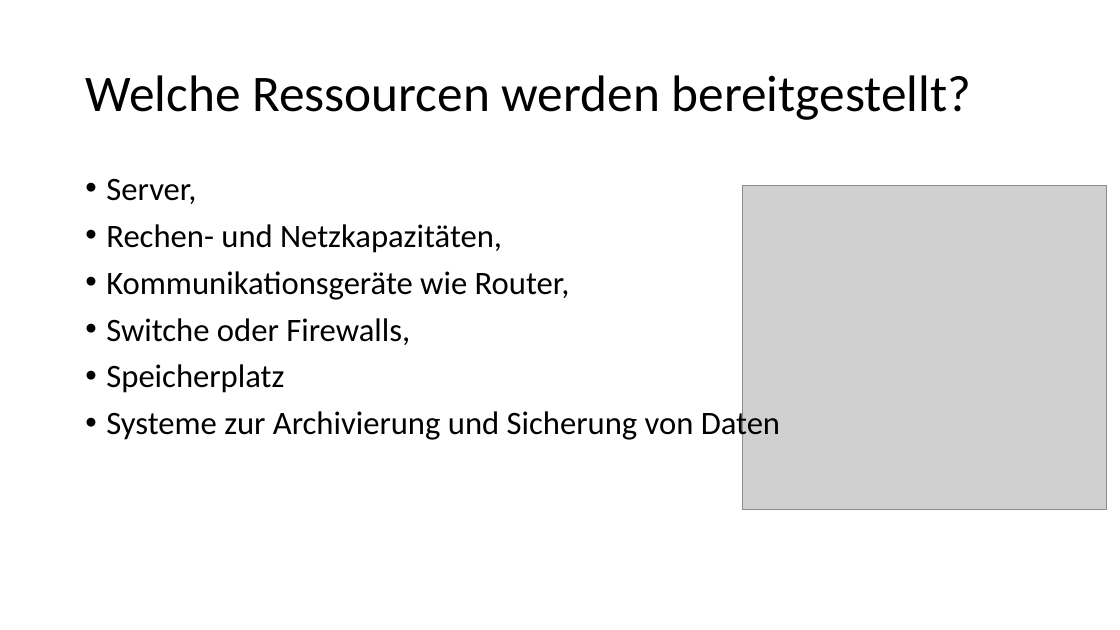
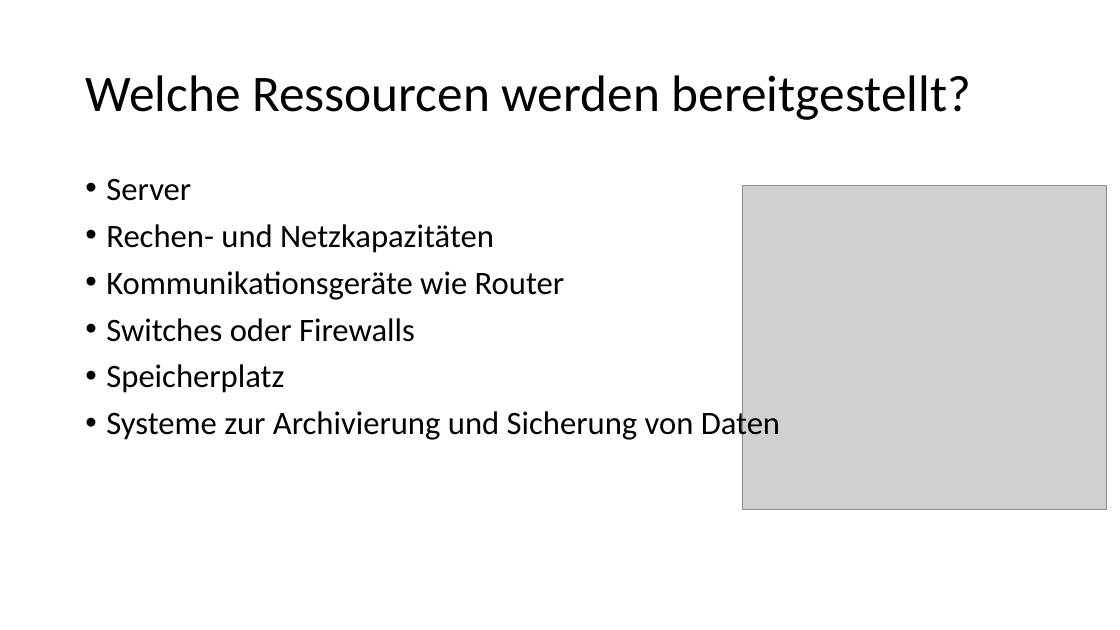
Before and after one commit to Philwi/HTWDresdenIMBeleg, a slide deck: slide 9 of FaaS.pptx (slide 7 before the commit). Drawn at 1120x630 pixels with LibreOffice and Linux fonts; fonts in the diff are those of the drawing; grey boxes stand for pictures. Boxes give left, top, right and bottom in pixels: in the first picture for what was removed or moved away, otherwise in the second. Text is boxed around its words. In the diff, an @@ line names an element or a change of style, - is before the commit and + after.

```diff
--- a/FaaS.pptx
+++ b/FaaS.pptx
@@ text at (106,178,565,342): text changed @@
-• Server,
-• Rechen- und Netzkapazitäten,
-• Kommunikationsgeräte wie Router,
-• Switche oder Firewalls,
+• Server
+• Rechen- und Netzkapazitäten
+• Kommunikationsgeräte wie Router
+• Switches oder Firewalls
```
Also in this commit, not shown: 8 other slides changed, 5 slides added, 5 slides removed.
